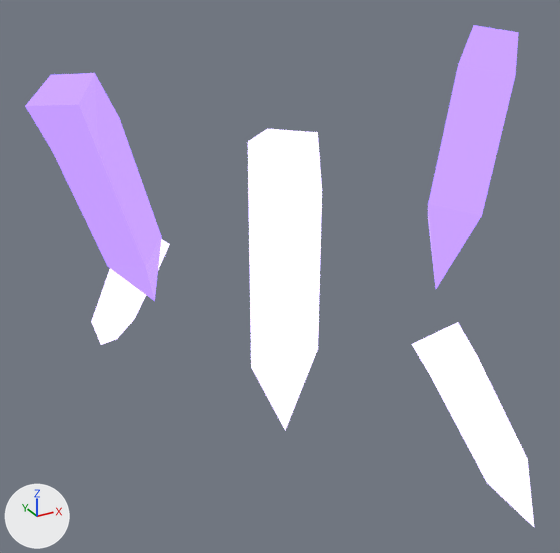
Two versions of the glTF model public/assets/parts/dc_shade_drift.glb, one commit apart.
Rendered twice from a camera (50 mm lens) standing at (-0.256, -0.457, 0.125) and looking at (-0.007, -0.004, -0.101). The lights are fixed; the arrows at lower left show +X, +Y and +Z. The picture after the commit comes second. Where no turn or scale is listed for an object, it has been applied to the vertices. Vertices at exactly the same position are counted once.

The scene before the commit, as lines of its bpy script (objects in view):
```python
me_deep_kit = bpy.data.meshes.new('deep_kit')
me_deep_kit.from_pydata(...)  # 65 vertices, 110 faces; spans x -0.162..0.162, y -0.191..0.191, z -0.155..0.155
# faces by material slot: [66, 44]
me_deep_kit.materials.append(mat_dc_crystal_8a78d8_d8c8ff_1_9)  # blue #8a78d8, glowing purple #d8c8ff
me_deep_kit.materials.append(mat_dc_crystal_4a3a8a_9d7bff_1_6)  # blue #4a3a8a, glowing purple #9d7bff
ob_part_dc_shade_drift = bpy.data.objects.new('part.dc_shade_drift', me_deep_kit)
ob_part_dc_shade_drift.location = (-0.0022, 0.0009, -0.0848)
```
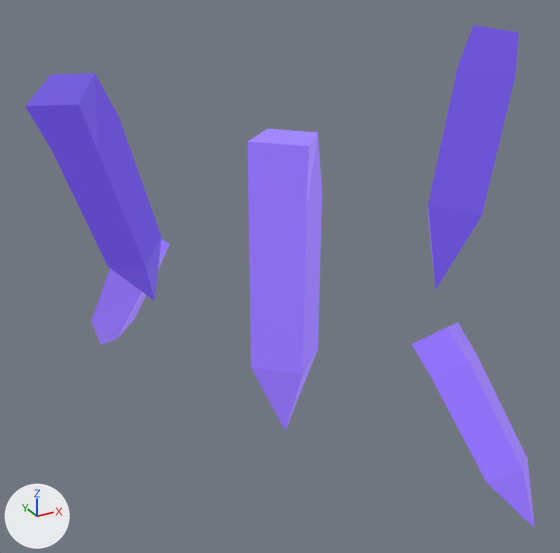
Boxes [x1, y1, x2, y2] around the edits, measured in the pictures (560 x 553 px):
part 1 of me_deep_kit, recoloured (darker)
    both: [91, 129, 534, 527]
part 2 of me_deep_kit, recoloured (purple to blue)
    both: [25, 25, 519, 301]

What changed in the scene script:
```text
Add mat_dc_crystal_3a2a7a_7c5cff_0_5:
    mat_dc_crystal_3a2a7a_7c5cff_0_5 = principled_material('dc_crystal_3a2a7a_7c5cff_0.5')
    mat_dc_crystal_3a2a7a_7c5cff_0_5.base_color = (0.0423, 0.0232, 0.195)  # dark blue #3a2a7a
    mat_dc_crystal_3a2a7a_7c5cff_0_5.metallic = 0.1
    mat_dc_crystal_3a2a7a_7c5cff_0_5.roughness = 0.18
    mat_dc_crystal_3a2a7a_7c5cff_0_5.emission_color = (0.101, 0.0535, 0.5)  # blue #5941bc
    mat_dc_crystal_3a2a7a_7c5cff_0_5.emission_strength = 1.0
Add mat_dc_crystal_5a44b8_9d7bff_0_6:
    mat_dc_crystal_5a44b8_9d7bff_0_6 = principled_material('dc_crystal_5a44b8_9d7bff_0.6')
    mat_dc_crystal_5a44b8_9d7bff_0_6.base_color = (0.102, 0.0578, 0.479)  # blue #5a44b8
    mat_dc_crystal_5a44b8_9d7bff_0_6.metallic = 0.1
    mat_dc_crystal_5a44b8_9d7bff_0_6.roughness = 0.18
    mat_dc_crystal_5a44b8_9d7bff_0_6.emission_color = (0.202, 0.119, 0.6)  # purple #7c61cb
    mat_dc_crystal_5a44b8_9d7bff_0_6.emission_strength = 1.0
Change me_deep_kit:
    where me_deep_kit.from_pydata(...)  # 65 vertices, 110 faces; spans x -0.162..0.162, y -0.191..0.191, z -0.155..0.155
    used by ob_part_dc_shade_drift; location = (-0.0022, 0.0009, -0.0848)
    me_deep_kit part 1: all 66 faces that had it switch from mat_dc_crystal_8a78d8_d8c8ff_1_9 (blue #8a78d8, glowing purple #d8c8ff) to mat_dc_crystal_5a44b8_9d7bff_0_6 (blue #5a44b8, glowing purple #7c61cb)
    me_deep_kit part 2: all 44 faces that had it switch from mat_dc_crystal_4a3a8a_9d7bff_1_6 (blue #4a3a8a, glowing purple #9d7bff) to mat_dc_crystal_3a2a7a_7c5cff_0_5 (dark blue #3a2a7a, glowing blue #5941bc)
```
